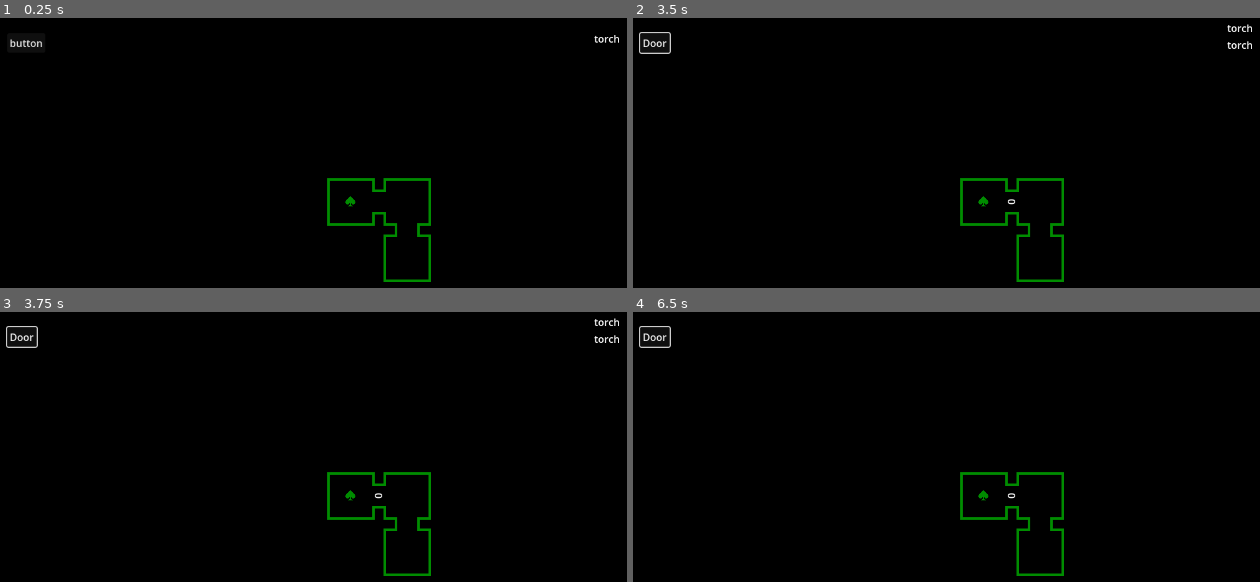
Above: before the commit, frames 1-4 (two rows, left to right).
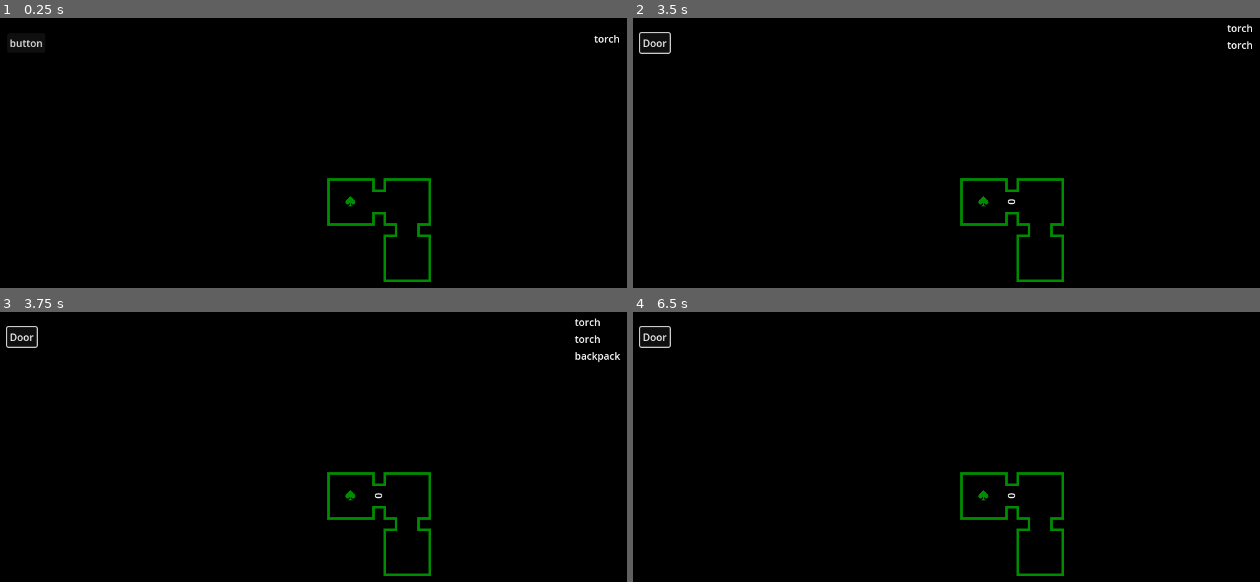
Above: after the commit, the same moments.

Repository: rainbowd-ash/ker_nethalas
Game: Godot game, scene res://modes/dungeon/dungeon.tscn
Two runs of this game, one before a commit and one after it. Both use one fixed random seed, a clock stepped at 60 frames per second and the inputs below.
Inputs:
- Up to frame 1 (0.25 s): no input
- Up to frame 2 (3.5 s): click "button" at 0.5 s; tap Enter (ui_accept) at 1.25, 1.52 s; hold Up (ui_up) 1.28-2 s; hold X (pickup) 1.28-2 s; click "Door" at 2 s; click "Door" at 2.75 s
- Up to frame 3 (3.75 s): tap Enter (ui_accept) at 3.5 s; tap X (pickup) at 3.6 s
- Up to frame 4 (6.5 s): tap Enter (ui_accept) at 3.77, 4.25, 5, 5.27, 5.75, 6.02 s; hold X (pickup) 4.28-5.03 s; hold Up (ui_up) 4.28-5.78 s; tap X (pickup) at 5.1 s; hold X (pickup) from 5.78 s (still down); tap E (inventory_toggle) at 6.4 s

Frames 1-2 are identical in both runs. In frame 3, 0.3% of the frame differs, in the area x 91-99%, y 2-19%; in frame 4, nothing differs.

Commit message:
equipment

Diff:
--- a/character/character.tscn
+++ b/character/character.tscn
@@ -1,18 +1,26 @@
-[gd_scene load_steps=5 format=3 uid="uid://viqctjgf6pg2"]
+[gd_scene load_steps=6 format=3 uid="uid://viqctjgf6pg2"]
 
 [ext_resource type="Script" path="res://character/character.gd" id="1_i8eqm"]
 [ext_resource type="Script" path="res://character/attributes.gd" id="3_ug4ts"]
 [ext_resource type="Script" path="res://character/inventory.gd" id="4_hmyaj"]
 [ext_resource type="Script" path="res://character/skills.gd" id="4_ra211"]
+[ext_resource type="Script" path="res://character/gear.gd" id="5_jk57i"]
 
 [node name="Character" type="Node"]
 script = ExtResource("1_i8eqm")
 
 [node name="Attributes" type="Node" parent="."]
+unique_name_in_owner = true
 script = ExtResource("3_ug4ts")
 
 [node name="Skills" type="Node" parent="."]
+unique_name_in_owner = true
 script = ExtResource("4_ra211")
 
 [node name="Inventory" type="Node" parent="."]
+unique_name_in_owner = true
 script = ExtResource("4_hmyaj")
+
+[node name="Gear" type="Node" parent="."]
+unique_name_in_owner = true
+script = ExtResource("5_jk57i")
--- /dev/null
+++ b/character/gear.gd
@@ -0,0 +1,29 @@
+extends Node
+class_name Gear
+
+var equipped = {
+	"main_hand": null,
+	"off_hand": null,
+	"belt": null,
+	"head": null,
+	"armor": {
+		"cuirass": null, # body armor
+		"vambraces": null, # arm armor
+		"grieves": null, # leg armor
+	},
+	"gloves": null,
+	"boots": null,
+	"amulet": null,
+	"rings": [null, null],
+	"backpack": null,
+	"pouches": [null, null,null]
+}
+
+# stat modification methods
+# ===================================================================
+func get_carry_capacity():
+	var cap_mod = 0
+	for gear in equipped:
+		if gear.has_method("modify_max_inventory_size"):
+			cap_mod += gear.modify_max_inventory_size()
+	return cap_mod + %Inventory.base_capacity
--- a/character/inventory.gd
+++ b/character/inventory.gd
@@ -1,7 +1,7 @@
 extends Node
 class_name Inventory
 
-var max_size = 10
+var base_capacity = 10
 
 func _ready():
 	add_item(Torch.new())
--- a/modes/dungeon/Room.gd
+++ b/modes/dungeon/Room.gd
@@ -1,7 +1,7 @@
 extends Sprite2D
 class_name Room
 
-var items = [Torch.new()]
+var items = [Torch.new(), Backpack.new()]
 
 func get_doors():
 	var return_array = []
--- a/modes/dungeon/dungeon.gd
+++ b/modes/dungeon/dungeon.gd
@@ -12,7 +12,6 @@
 	if event.is_action_pressed("pickup"):
 		if not current_room().get_items().is_empty():
 			pick_up_item(current_room().get_items()[0])
-
 
 func pick_up_item(item : Item):
 	var room = current_room()
@@ -41,12 +40,3 @@
 		return
 	for i in range(0,len(doors)):
 		doors[i].set_label(str(i))
-
-func roll_tension():
-	pass
-
-func roll_combat():
-	pass
-
-func roll_event():
-	pass
--- /dev/null
+++ b/tables/equipment/equipment.gd
@@ -0,0 +1,29 @@
+extends Item
+class_name Equipment
+
+enum equipment_types {
+	main_hand,
+	off_hand,
+	belt,
+	head,
+	armor,
+	cuirass,
+	vambraces,
+	grieves,
+	gloves,
+	boots,
+	amulet,
+	rings,
+	backpack,
+	pouches,
+}
+
+var equipped: bool = false
+
+var equipment_actions = [
+	"equip",
+	"unequip"
+]
+
+func get_actions():
+	return item_actions + equipment_actions
--- /dev/null
+++ b/tables/equipment/equipments/backpack.gd
@@ -0,0 +1,13 @@
+extends Equipment
+class_name Backpack
+
+var capacity_increase = 10
+
+func _init():
+	title = "backpack"
+	weight = weights.normal
+	cost = 500
+	description = "Increases carrying capacity by %d item slots." % capacity_increase
+
+func modify_max_inventory_size():
+	return capacity_increase
--- a/tables/items/Item.gd
+++ b/tables/item/item.gd
@@ -16,6 +16,10 @@
 var quantity : int = 0
 var stack_size : int = 10
 
+var item_actions = [
+	"drop"
+]
+
 func consume_item():
 	queue_free()
 
@@ -28,11 +32,8 @@
 	}
 
 func get_actions():
-	return [
-		"drop",
-	]
+	return item_actions
 
-func actions(action : String):
+func do_action(action : String):
 	if action == "drop":
 		$Character/Inventory.remove_item(self)
-		# emit signal
Renamed: tables/items/torch/torch.gd -> tables/item/items/torch.gd
